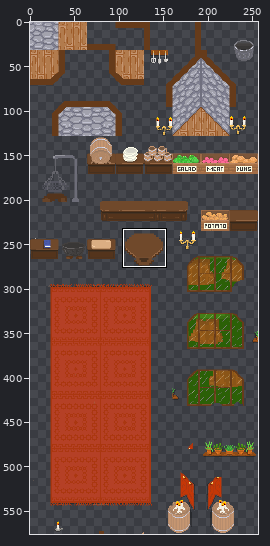
File history of a sprite sheet, SoftwareProjekt2024/Content/Map/atlas.PNG. Above: a wide view before the commit, with the close-up outlined.
Close-up. Before:
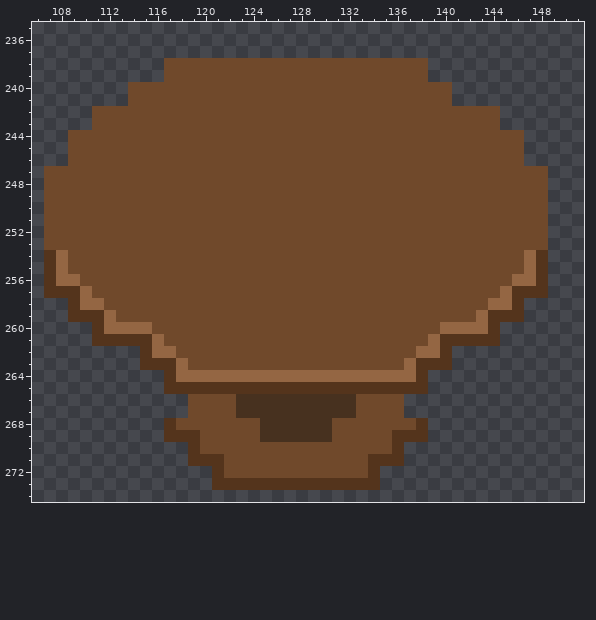
The file is 256x576 pixels. Colours within 5 levels of each other are drawn and written as one. Shown: x 106..151, y 235..274.
Now the later version:
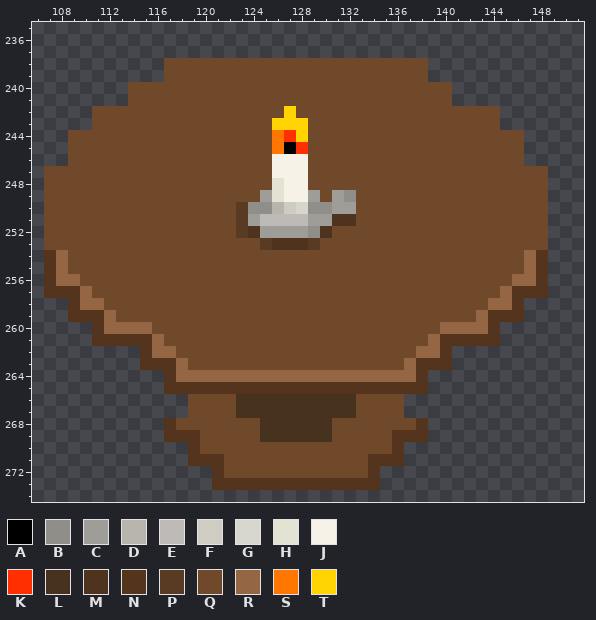
Palette (. is transparent): A #000000  B #8f8e89  C #9e9d98  D #b8b5ad  E #bdbab7  F #cfccc2  G #d6d6cc  H #e3e3d4  J #f7f2e7  K #ff2f00  L #47311f  M #4e331e  N #54341c  P #593a22  Q #70492b  R #946643  S #ff7600  T #ffd400
Difference:
Changed rows in their new state; - is an unchanged pixel.
first column x 123:
242 ----T-----
243 ---TTT----
244 ---SKT----
245 ---SAK----
246 ---JJJ----
247 ---JJJ----
248 ---HJJ----
249 --CHJJC-CB
250 PBBDFGBBCC
251 PCEEEECCMM
252 PMCCCCBM--
253 --PMMMP---
